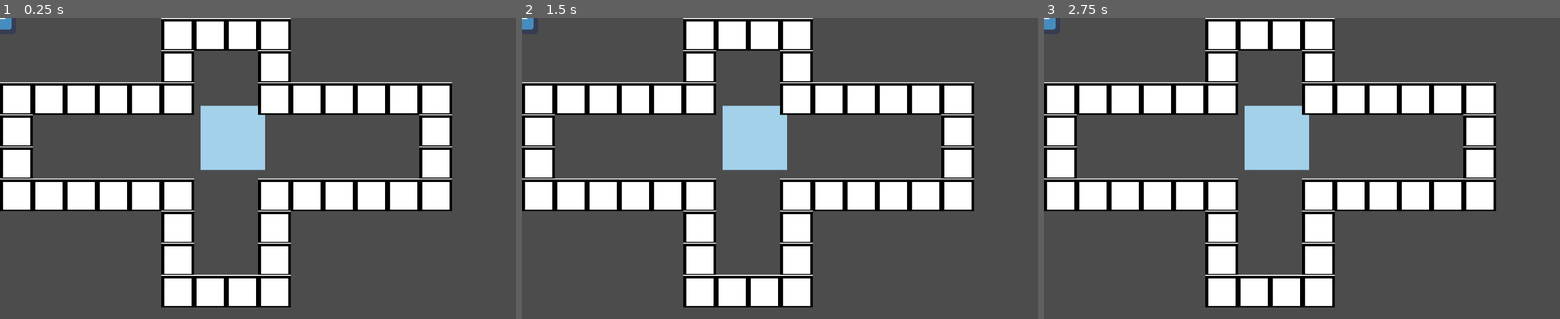
Above: before the commit, frames 1-3 (left to right).
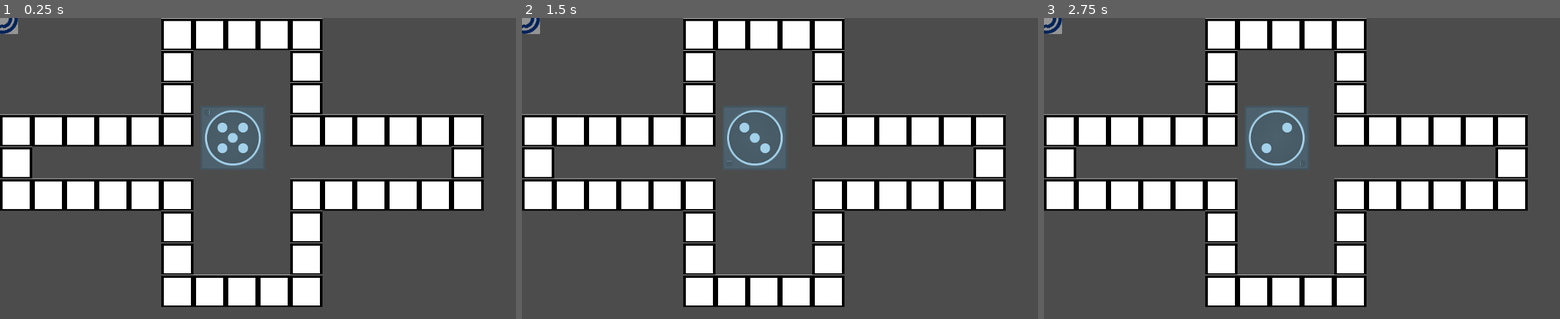
Above: after the commit, the same moments.

Repository: youcando2019/Godot3.1
Game: Godot game, scene res://main.tscn
The game is run twice, just before and just after one commit, with the same random seed, the same clock (stepped at 60 frames per second) and the same inputs. The engine's default icon, where the game draws it, is replaced by a stand-in: a white triangle on a blue panel in a dark square.
Inputs:
- Up to frame 1 (0.25 s): no input
- Up to frame 2 (1.5 s): tap Enter at 0.5 s; tap Space at 1.25 s
- Up to frame 3 (2.75 s): no input

The runs differ from the first frame. In frame 1, 25% of the frame differs, in the area x 0-94%, y 0-97%; in frame 2, 26%; in frame 3, 26%.
Error before the commit: Invalid type in function 'get_simple_path' in base 'Navigation2D'. Cannot convert argument 2 from Object to Vector2. (res://main.gd:8)

Commit message:
3d_in_2d project

Diff:
--- a/3d_in_2d/3d.tscn
+++ b/3d_in_2d/3d.tscn
@@ -1,12 +1,20 @@
-[gd_scene load_steps=2 format=2]
+[gd_scene load_steps=5 format=2]
+
+[ext_resource path="res://cube.gd" type="Script" id=1]
+[ext_resource path="res://Textures/cube.png" type="Texture" id=2]
 
 [sub_resource type="CubeMesh" id=1]
 
+[sub_resource type="SpatialMaterial" id=2]
+metallic = 1.0
+metallic_texture = ExtResource( 2 )
+
 [node name="cube" type="Spatial"]
+script = ExtResource( 1 )
 
 [node name="mesh" type="MeshInstance" parent="."]
 mesh = SubResource( 1 )
-material/0 = null
+material/0 = SubResource( 2 )
 
-[node name="Camera" type="Camera" parent="mesh"]
-transform = Transform( 1, 0, 0, 0, -4.37114e-008, 1, 0, -1, -4.37114e-008, 0, 3, 0 )
+[node name="Camera" type="Camera" parent="."]
+transform = Transform( 1, 0, 0, 0, -4.37114e-08, 1, 0, -1, -4.37114e-08, 0, 3, 0 )
--- /dev/null
+++ b/3d_in_2d/cube.gd
@@ -0,0 +1,13 @@
+extends Spatial
+
+func _ready():
+	pass # Replace with function body.
+
+# Called every frame. 'delta' is the elapsed time since the previous frame.
+#func _process(delta):
+#	pass
+
+func f_rotate():
+	randomize()
+	$mesh.rotate_x(PI/2)
+	$mesh.rotate_y(PI/2)
--- a/3d_in_2d/main.gd
+++ b/3d_in_2d/main.gd
@@ -1,8 +1,18 @@
 extends Node2D
+
+var time_now = 0
+var time_previous = 0
 
 func _ready():
 	pass # Replace with function body.
 
 func _process(delta):
+	time_now += delta
+
 	$"3d".texture = $Viewport.get_texture()
-	$Navigation2D.get_simple_path($Piece.position, $Navigation2D/TileMap.get_world_2d())
+
+	$Piece.position = Vector2($Grid.get_position_in_parent(), 0)
+
+	if(time_now - time_previous >= 1):
+		$Viewport/cube.f_rotate()
+		time_previous = time_now
--- a/3d_in_2d/main.tscn
+++ b/3d_in_2d/main.tscn
@@ -1,30 +1,31 @@
-[gd_scene load_steps=7 format=2]
+[gd_scene load_steps=8 format=2]
 
 [ext_resource path="res://main.gd" type="Script" id=1]
 [ext_resource path="res://icon.png" type="Texture" id=2]
 [ext_resource path="res://3d.tscn" type="PackedScene" id=3]
-[ext_resource path="res://rect.png" type="Texture" id=4]
+[ext_resource path="res://Textures/piece.png" type="Texture" id=4]
+[ext_resource path="res://Textures/rect.png" type="Texture" id=5]
 
-[sub_resource type="ConvexPolygonShape2D" id=2]
-points = PoolVector2Array( 0, 0, 65, 0, 65, 65, 0, 65 )
+[sub_resource type="ConvexPolygonShape2D" id=1]
+points = PoolVector2Array( 0, 0, 64, 0, 64, 64, 0, 64 )
 
-[sub_resource type="TileSet" id=1]
-1/name = "rect.png 1"
-1/texture = ExtResource( 4 )
-1/tex_offset = Vector2( 0, 0 )
-1/modulate = Color( 1, 1, 1, 1 )
-1/region = Rect2( -1, -1, 65, 65 )
-1/tile_mode = 0
-1/occluder_offset = Vector2( 0, 0 )
-1/navigation_offset = Vector2( 0, 0 )
-1/shapes = [ {
+[sub_resource type="TileSet" id=2]
+0/name = "rect.png 0"
+0/texture = ExtResource( 5 )
+0/tex_offset = Vector2( 0, 0 )
+0/modulate = Color( 1, 1, 1, 1 )
+0/region = Rect2( 0, 0, 64, 64 )
+0/tile_mode = 0
+0/occluder_offset = Vector2( 0, 0 )
+0/navigation_offset = Vector2( 0, 0 )
+0/shapes = [ {
 "autotile_coord": Vector2( 0, 0 ),
 "one_way": false,
 "one_way_margin": 1.0,
-"shape": SubResource( 2 ),
+"shape": SubResource( 1 ),
 "shape_transform": Transform2D( 1, 0, 0, 1, 0, 0 )
 } ]
-1/z_index = 0
+0/z_index = 0
 
 [node name="Node2D" type="Node2D"]
 script = ExtResource( 1 )
@@ -40,13 +41,16 @@
 
 [node name="cube" parent="Viewport" instance=ExtResource( 3 )]
 
-[node name="Navigation2D" type="Navigation2D" parent="."]
+[node name="Piece" type="Sprite" parent="."]
+position = Vector2( 95.7679, 227.712 )
+texture = ExtResource( 4 )
 
-[node name="TileMap" type="TileMap" parent="Navigation2D"]
-tile_set = SubResource( 1 )
+[node name="TileMap" type="TileMap" parent="."]
+tile_set = SubResource( 2 )
 cell_clip_uv = true
 format = 1
-tile_data = PoolIntArray( 5, 1, 0, 6, 1, 0, 7, 1, 0, 8, 1, 0, 65540, 0, 0, 65541, 1, 0, 65543, 0, 0, 65544, 1, 0, 65545, 0, 0, 131072, 1, 0, 131073, 1, 0, 131074, 1, 0, 131075, 1, 0, 131076, 1, 0, 131077, 1, 0, 131078, 0, 0, 131079, 0, 0, 131080, 1, 0, 131081, 1, 0, 131082, 1, 0, 131083, 1, 0, 131084, 1, 0, 131085, 1, 0, 196608, 1, 0, 196621, 1, 0, 262144, 1, 0, 262157, 1, 0, 327680, 1, 0, 327681, 1, 0, 327682, 1, 0, 327683, 1, 0, 327684, 1, 0, 327685, 1, 0, 327688, 1, 0, 327689, 1, 0, 327690, 1, 0, 327691, 1, 0, 327692, 1, 0, 327693, 1, 0, 393220, 0, 0, 393221, 1, 0, 393224, 1, 0, 393226, 0, 0, 458756, 0, 0, 458757, 1, 0, 458758, 0, 0, 458759, 0, 0, 458760, 1, 0, 458761, 0, 0, 458762, 0, 0, 524293, 1, 0, 524294, 1, 0, 524295, 1, 0, 524296, 1, 0 )
+tile_data = PoolIntArray( 5, 0, 0, 6, 0, 0, 7, 0, 0, 8, 0, 0, 9, 0, 0, 65541, 0, 0, 65545, 0, 0, 131072, 1, 0, 131073, 1, 0, 131077, 0, 0, 131080, 1, 0, 131081, 0, 0, 131082, 1, 0, 131083, 1, 0, 131084, 1, 0, 131085, 1, 0, 196608, 0, 0, 196609, 0, 0, 196610, 0, 0, 196611, 0, 0, 196612, 0, 0, 196613, 0, 0, 196617, 0, 0, 196618, 0, 0, 196619, 0, 0, 196620, 0, 0, 196621, 0, 0, 196622, 0, 0, 262144, 0, 0, 262157, 1, 0, 262158, 0, 0, 327680, 0, 0, 327681, 0, 0, 327682, 0, 0, 327683, 0, 0, 327684, 0, 0, 327685, 0, 0, 327688, 1, 0, 327689, 0, 0, 327690, 0, 0, 327691, 0, 0, 327692, 0, 0, 327693, 0, 0, 327694, 0, 0, 393221, 0, 0, 393224, 1, 0, 393225, 0, 0, 458757, 0, 0, 458761, 0, 0, 524293, 0, 0, 524294, 0, 0, 524295, 0, 0, 524296, 0, 0, 524297, 0, 0 )
 
-[node name="Piece" type="Sprite" parent="."]
-texture = ExtResource( 2 )
+[node name="Grid" type="GridContainer" parent="."]
+margin_right = 64.0
+margin_bottom = 64.0
Binary file added: 3d_in_2d/Textures/cercle.png
Not shown, added: 3d_in_2d/Textures/cercle.png.import
Binary file added: 3d_in_2d/Textures/cube.png
Not shown, added: 3d_in_2d/Textures/cube.png.import
Binary file added: 3d_in_2d/Textures/piece.png
Not shown, changed: 3d_in_2d/Textures/piece.png.import
Renamed: 3d_in_2d/rect.png -> 3d_in_2d/Textures/rect.png
Not shown, added: 3d_in_2d/Textures/rect.png.import
